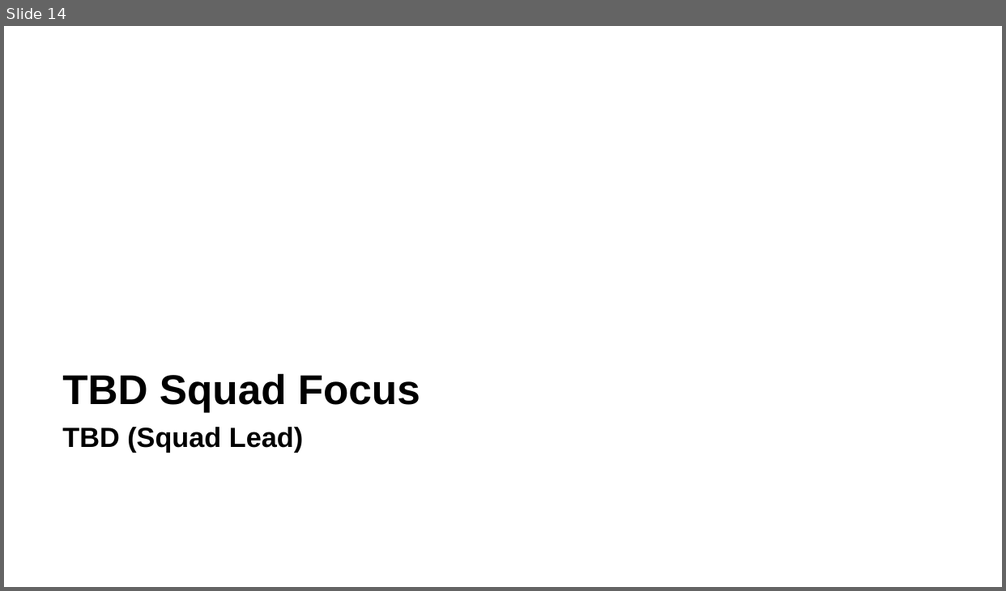
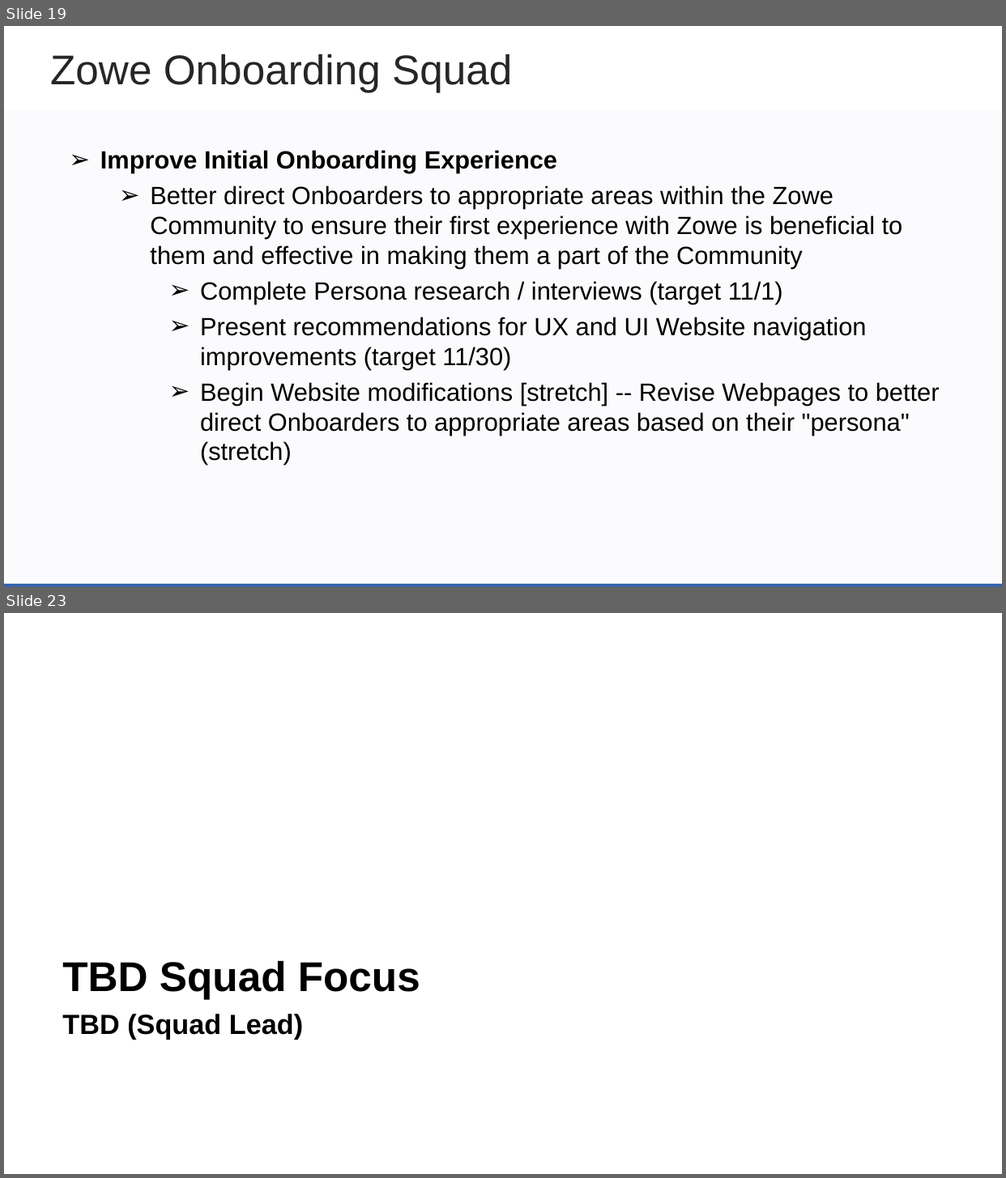
Before and after one commit to zowe/community, a slide deck: Project Management/PI Planning/20PI4 Planning/Zowe Community Squad Focus for 20PI4.pptx. Shown one above the other, each under a label of ours: slide 14 before the commit, slides 19 and 23 after it; the slides between them are not shown. The pictures are 1006x591 and 1006x1178 pixels, drawn with LibreOffice and Linux fonts; fonts in the diff are those of the drawing; background and template pictures are left out. Boxes give left, top, right and bottom in pixels: in the first picture for what was removed or moved away, otherwise in the second. Text is boxed around its words. In the diff, an @@ line names an element or a change of style, - is before the commit and + after.

Commit message:
Add CLI and Onboarding Squad Proposed Objectives

```diff
--- a/Project Management/PI Planning/20PI4 Planning/Zowe Community Squad Focus for 20PI4.pptx
+++ b/Project Management/PI Planning/20PI4 Planning/Zowe Community Squad Focus for 20PI4.pptx
@@ slide 19 added at <box>4,26,1002,587</box>, background #FFFFFF @@
@@ text added at <box>50,54,512,92</box>, 30 pt, text #262626 @@
+Zowe Onboarding Squad
@@ rectangle added at <box>4,109,1002,587</box>, fill #3664AD at 2% opacity @@
@@ text added at <box>100,150,940,465</box>, 18 pt, text #000000 @@
+➢ Improve Initial Onboarding Experience
+  ➢ Better direct Onboarders to appropriate areas within the Zowe Community to ensure their first experience with Zowe is beneficial to them and effective in making them a part of the Community
+    ➢ Complete Persona research / interviews (target 11/1)
+    ➢ Present recommendations for UX and UI Website navigation improvements (target 11/30)
+    ➢ Begin Website modifications [stretch] -- Revise Webpages to better direct Onboarders to appropriate areas based on their "persona" (stretch)
@@ rectangle added at <box>4,584,1002,587</box>, fill #3664AD @@
@@ what was slide 14 is now slide 23 @@
```
Also in this commit, not shown: 11 slides changed, 8 other slides added.
